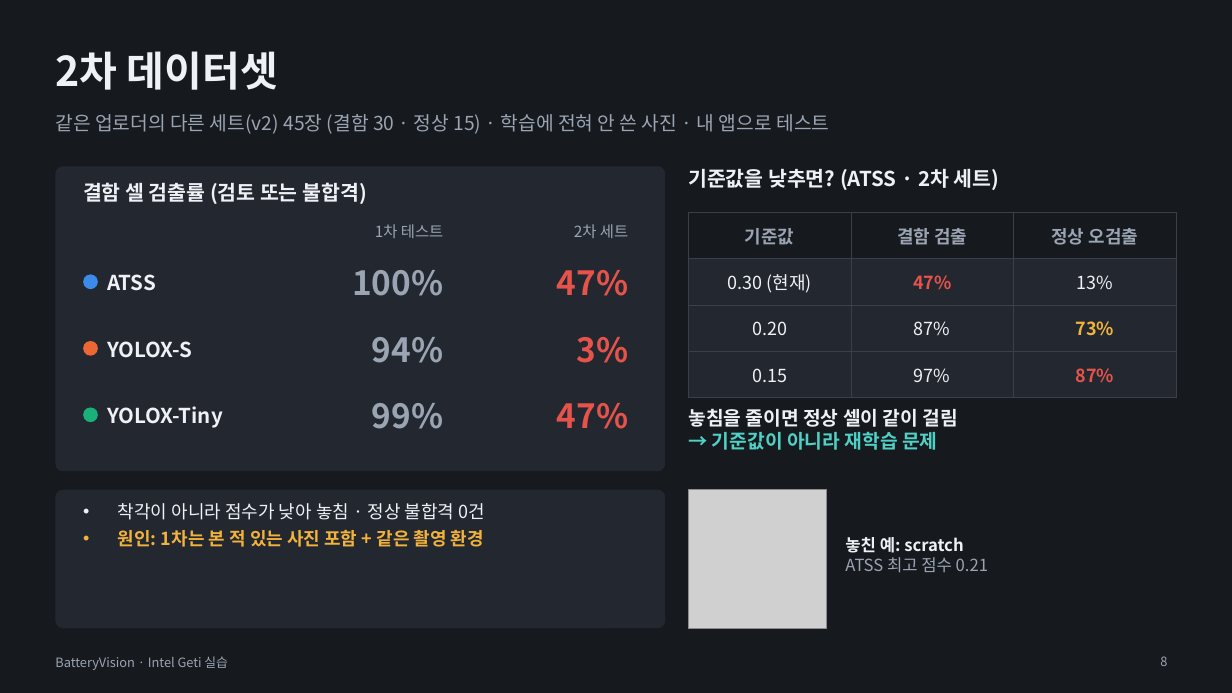
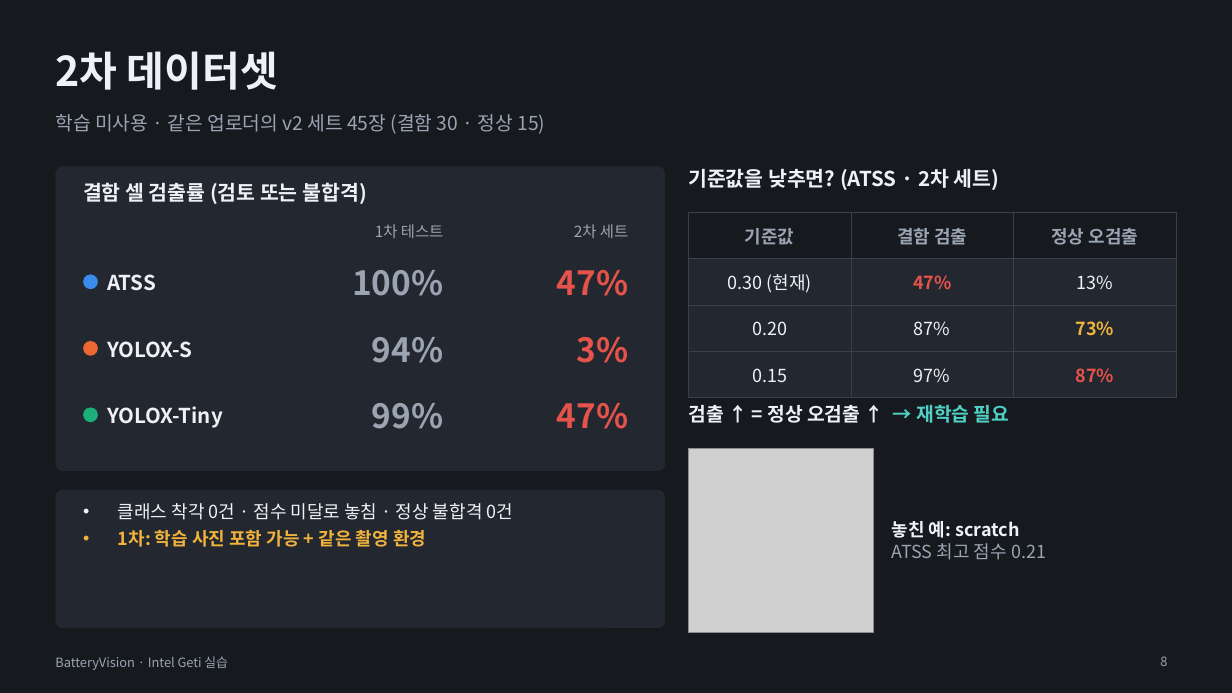
Before and after one commit to se4nchoi/batteryvision, a slide deck: slide 8 of docs/submission/BatteryVision_발표.pptx. Drawn at 1232x693 pixels with LibreOffice and Linux fonts; fonts in the diff are those of the drawing; grey boxes stand for pictures. Boxes give left, top, right and bottom in pixels: in the first picture for what was removed or moved away, otherwise in the second. Text is boxed around its words. In the diff, an @@ line names an element or a change of style, - is before the commit and + after.

```diff
--- a/docs/submission/BatteryVision_발표.pptx
+++ b/docs/submission/BatteryVision_발표.pptx
@@ text at [55,114,545,134]: text changed @@
-같은 업로더의 다른 세트(v2) 45장 (결함 30 · 정상 15) · 학습에 전혀 안 쓴 사진 · 내 앱으로 테스트
+학습 미사용 · 같은 업로더의 v2 세트 45장 (결함 30 · 정상 15)
@@ text at [688,405,1009,423]: text changed @@
-놓침을 줄이면 정상 셀이 같이 걸림
-→ 기준값이 아니라 재학습 문제
+검출 ↑ = 정상 오검출 ↑ → 재학습 필요
@@ picture: place and size @@
-picture at [689,490,827,628]
+picture at [689,448,873,633]
@@ text at [118,503,514,547]: text changed @@
-• 착각이 아니라 점수가 낮아 놓침 · 정상 불합격 0건
-• 원인: 1차는 본 적 있는 사진 포함 + 같은 촬영 환경
+• 클래스 착각 0건 · 점수 미달로 놓침 · 정상 불합격 0건
+• 1차: 학습 사진 포함 가능 + 같은 촬영 환경
@@ text "놓친 예: scratch": place and size @@
-text "놓친 예: scratch" at [845,537,988,573]
+text "놓친 예: scratch" at [892,521,1046,560]
@@ text "놓친 예: scratch" at [892,521,1046,560]: size 13 to 14 pt @@
```
Also in this commit, not shown: 8 other slides changed, 1 other file.
